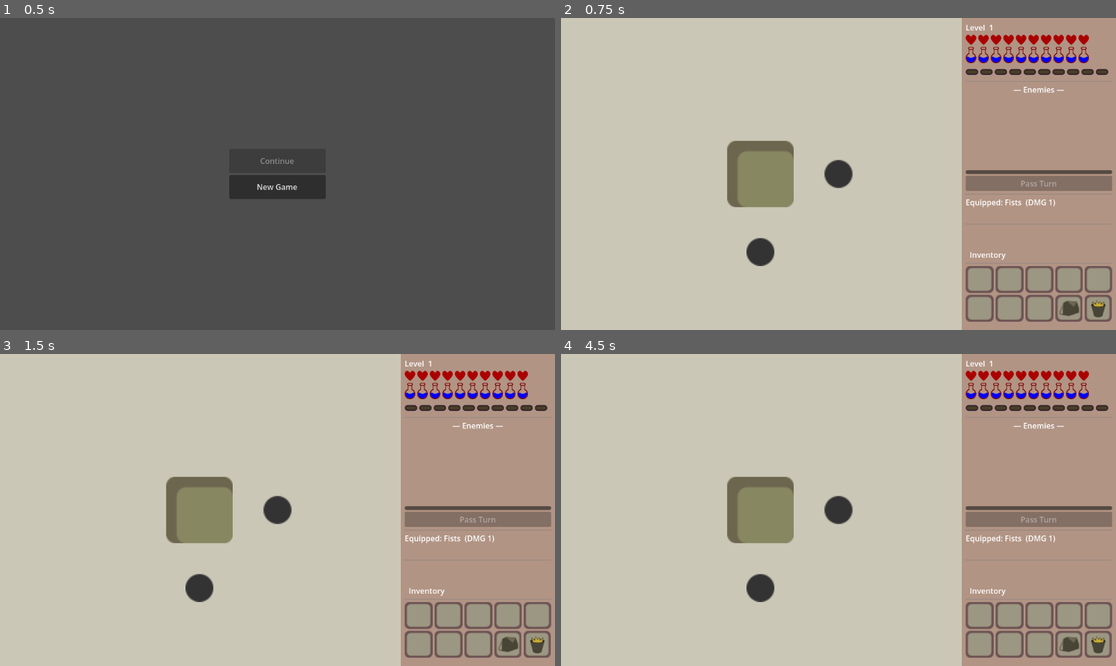
Above: before the commit, frames 1-4 (two rows, left to right).
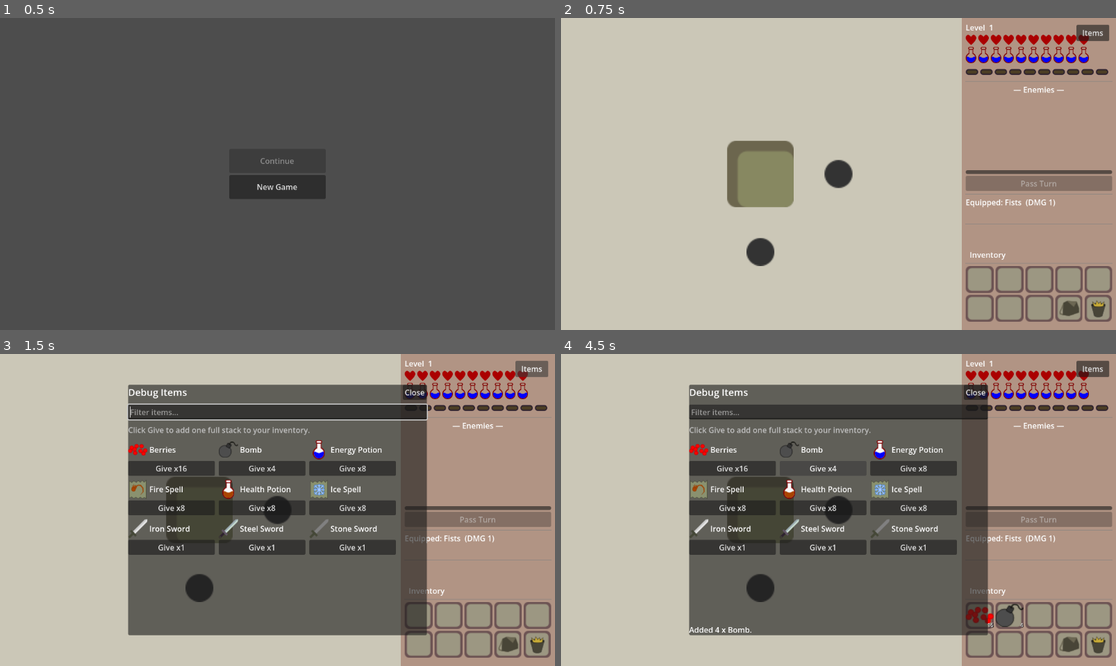
Above: after the commit, the same moments.

Repository: jiexdrop/run-reset
Game: Godot game, scene res://scenes/init.tscn
Same seed, same stepped clock (60 frames per second), same inputs: the game is played once before the commit and once after it.
Inputs (mouse positions are in pixels of both pictures, inside the frame that each line leads up to):
- Up to frame 1 (0.5 s): no input
- Up to frame 2 (0.75 s): click "New Game" at 0.5 s
- Up to frame 3 (1.5 s): click (532, 369) at 1.25 s, where only the run after the commit has a clickable "Items"
- Up to frame 4 (4.5 s): click (1071, 644) at 2 s; click "✕" at 2.75 s; click (733, 469) at 3.5 s, where only the run after the commit has a clickable "Give x16"; click (821, 469) at 4.25 s, where only the run after the commit has a clickable "Give x4"

Frame 1 is identical in both runs. In frame 2, 0.3% of the frame differs, in the area x 92-99%, y 2-8%; in frame 3, 43%; in frame 4, 43%, in the area x 23-99%, y 2-91%.

Commit message:
debug item browser

Diff:
--- a/autoloads/item_registry.gd
+++ b/autoloads/item_registry.gd
@@ -186,6 +186,19 @@
 		return _items[item_key].get("element", "physical")
 	return "physical"
 
+
+## Returns every item known to the game for developer-facing tools.
+## Sorting by display name keeps the debug item browser predictable even as
+## additional items are registered later.
+func get_item_keys() -> Array[String]:
+	var keys: Array[String] = []
+	for item_key in _items:
+		keys.append(item_key)
+	keys.sort_custom(func(a: String, b: String) -> bool:
+		return get_item_name(a).naturalnocasecmp_to(get_item_name(b)) < 0
+	)
+	return keys
+
 func get_attack_type_data(attack_type: String) -> Dictionary:
 	return ATTACK_TYPES.get(attack_type, ATTACK_TYPES["single_swing"])
 
--- /dev/null
+++ b/scenes/debug_item_browser.gd
@@ -0,0 +1,142 @@
+extends Control
+
+## A debug-only, Too Many Items-style catalog. Main creates this node only when
+## OS.is_debug_build() is true, keeping it out of release/package builds.
+
+const PANEL_SIZE := Vector2(620, 520)
+const CARD_WIDTH := 180
+
+var _panel: PanelContainer
+var _status: Label
+var _search: LineEdit
+var _grid: GridContainer
+
+
+func _ready() -> void:
+	set_anchors_and_offsets_preset(Control.PRESET_FULL_RECT)
+	mouse_filter = Control.MOUSE_FILTER_IGNORE
+	_build_launcher()
+	_build_panel()
+
+
+func _build_launcher() -> void:
+	var launcher := Button.new()
+	launcher.text = "Items"
+	launcher.tooltip_text = "Debug item browser"
+	launcher.set_anchors_preset(Control.PRESET_TOP_RIGHT)
+	launcher.position = Vector2(-82, 14)
+	launcher.size = Vector2(68, 34)
+	launcher.pressed.connect(func() -> void:
+		_panel.visible = not _panel.visible
+		if _panel.visible:
+			_search.grab_focus()
+	)
+	add_child(launcher)
+
+
+func _build_panel() -> void:
+	_panel = PanelContainer.new()
+	_panel.name = "DebugItemBrowser"
+	_panel.set_anchors_preset(Control.PRESET_CENTER)
+	_panel.position = -PANEL_SIZE / 2.0
+	_panel.size = PANEL_SIZE
+	_panel.visible = false
+	_panel.mouse_filter = Control.MOUSE_FILTER_STOP
+	add_child(_panel)
+
+	var layout := VBoxContainer.new()
+	layout.add_theme_constant_override("separation", 10)
+	_panel.add_child(layout)
+
+	var title_row := HBoxContainer.new()
+	layout.add_child(title_row)
+	var title := Label.new()
+	title.text = "Debug Items"
+	title.add_theme_font_size_override("font_size", 20)
+	title.size_flags_horizontal = Control.SIZE_EXPAND_FILL
+	title_row.add_child(title)
+	var close := Button.new()
+	close.text = "Close"
+	close.pressed.connect(func() -> void: _panel.hide())
+	title_row.add_child(close)
+
+	_search = LineEdit.new()
+	_search.placeholder_text = "Filter items..."
+	_search.text_changed.connect(func(_text: String) -> void: _rebuild_items())
+	layout.add_child(_search)
+
+	var hint := Label.new()
+	hint.text = "Click Give to add one full stack to your inventory."
+	hint.modulate = Color(0.75, 0.75, 0.75)
+	layout.add_child(hint)
+
+	var scroll := ScrollContainer.new()
+	scroll.size_flags_vertical = Control.SIZE_EXPAND_FILL
+	layout.add_child(scroll)
+	_grid = GridContainer.new()
+	_grid.columns = 3
+	_grid.size_flags_horizontal = Control.SIZE_EXPAND_FILL
+	_grid.add_theme_constant_override("h_separation", 8)
+	_grid.add_theme_constant_override("v_separation", 8)
+	scroll.add_child(_grid)
+
+	_status = Label.new()
+	_status.autowrap_mode = TextServer.AUTOWRAP_WORD_SMART
+	layout.add_child(_status)
+	_rebuild_items()
+
+
+func _rebuild_items() -> void:
+	if _grid == null:
+		return
+	for child in _grid.get_children():
+		child.queue_free()
+
+	var filter := _search.text.strip_edges().to_lower()
+	for item_key in ItemRegistry.get_item_keys():
+		var item_name := ItemRegistry.get_item_name(item_key)
+		if not filter.is_empty() and filter not in item_name.to_lower() and filter not in item_key.to_lower():
+			continue
+		_grid.add_child(_make_item_card(item_key, item_name))
+
+
+func _make_item_card(item_key: String, item_name: String) -> Control:
+	var card := VBoxContainer.new()
+	card.custom_minimum_size = Vector2(CARD_WIDTH, 0)
+	card.add_theme_constant_override("separation", 3)
+
+	var info := HBoxContainer.new()
+	card.add_child(info)
+	var icon := TextureRect.new()
+	icon.texture = ItemRegistry.get_icon(item_key)
+	icon.custom_minimum_size = Vector2(40, 40)
+	icon.expand_mode = TextureRect.EXPAND_IGNORE_SIZE
+	icon.stretch_mode = TextureRect.STRETCH_KEEP_ASPECT_CENTERED
+	info.add_child(icon)
+	var name_label := Label.new()
+	name_label.text = item_name
+	name_label.autowrap_mode = TextServer.AUTOWRAP_WORD_SMART
+	name_label.size_flags_horizontal = Control.SIZE_EXPAND_FILL
+	info.add_child(name_label)
+
+	var give := Button.new()
+	var amount := ItemRegistry.get_max_stack(item_key)
+	give.text = "Give x%d" % amount
+	give.tooltip_text = ItemRegistry.get_desc(item_key)
+	give.pressed.connect(func() -> void: _give_item(item_key, amount))
+	card.add_child(give)
+	return card
+
+
+func _give_item(item_key: String, amount: int) -> void:
+	var remaining := InventoryState.add_item(item_key, amount)
+	var added := amount - remaining
+	if added == 0:
+		_status.text = "Inventory is full — could not add %s." % ItemRegistry.get_item_name(item_key)
+		return
+	_status.text = "Added %d x %s%s" % [
+		added,
+		ItemRegistry.get_item_name(item_key),
+		" (inventory full)" if remaining > 0 else ".",
+	]
+	SaveManager.save()
--- a/scenes/main.gd
+++ b/scenes/main.gd
@@ -1,7 +1,19 @@
 extends Control
+
+const DebugItemBrowser = preload("res://scenes/debug_item_browser.gd")
 
 @onready var game: Node2D = $HBoxContainer/SubViewportContainer/SubViewport/Game
 @onready var combat_ui: Control = $HBoxContainer/CombatUi
 
 func _ready() -> void:
 	game.restore_combat(combat_ui)
+	if OS.is_debug_build():
+		_add_debug_item_browser()
+
+
+## This is deliberately instantiated only in debug builds. Release exports do
+## not create the launcher or panel, so the developer item giver is absent from
+## packaged versions of the game.
+func _add_debug_item_browser() -> void:
+	var browser := DebugItemBrowser.new()
+	add_child(browser)
Not shown, added: scenes/debug_item_browser.gd.uid
